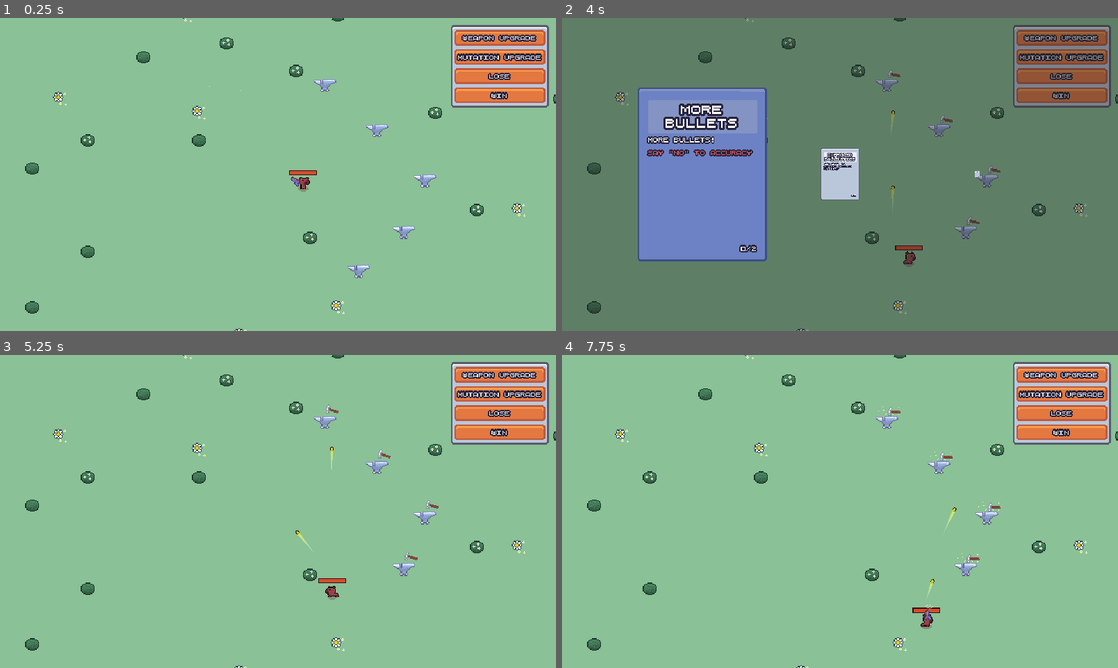
Above: before the commit, frames 1-4 (two rows, left to right).
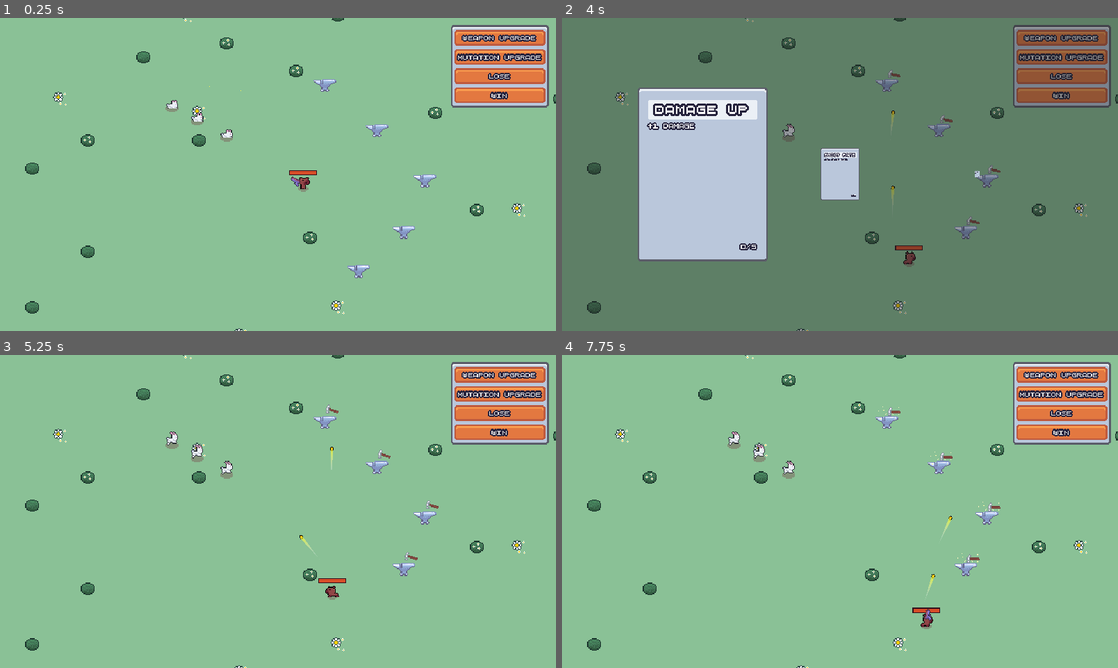
Above: after the commit, the same moments.

Repository: Sundwell/ritka-rampage
Game: Godot game, scene res://scenes/debug/ui_debug.tscn
Same seed, same stepped clock (60 frames per second), same inputs: the game is played once before the commit and once after it. This scene is started directly instead of the project's main scene.
Inputs (mouse positions are in pixels of both pictures, inside the frame that each line leads up to):
- Up to frame 1 (0.25 s): no input
- Up to frame 2 (4 s): click "Weapon Upgrade" at 0.5 s; move the mouse to (701, 174) at 1.27 s; press the mouse at (701, 174) at 1.28 s; hold D (move_right) 1.28-2.03 s; move the mouse to (728, 190) at 2.02 s; release the mouse at (728, 190) at 2.03 s; hold S (move_down) 2.03-2.78 s; click (728, 190) at 2.1 s; move the mouse to (895, 105) at 2.77 s; press the mouse at (895, 105) at 2.78 s; hold D (move_right) from 2.78 s (still down); tap W (move_top) at 2.85 s; move the mouse to (812, 237) at 3.52 s; release the mouse at (812, 237) at 3.53 s; click (812, 237) at 3.6 s
- Up to frame 3 (5.25 s): move the mouse to (278, 511) at 4.27 s; release D (move_right) at 4.28 s; press the mouse at (278, 511) at 4.28 s; hold A (move_left) from 4.28 s (still down); move the mouse to (111, 464) at 5.02 s; release the mouse at (111, 464) at 5.03 s; tap W (move_top) at 5.1 s
- Up to frame 4 (7.75 s): click (673, 464) at 5.3 s; move the mouse to (867, 511) at 5.77 s; release A (move_left) at 5.78 s; press the mouse at (867, 511) at 5.78 s; hold S (move_down) 5.78-6.53 s; move the mouse to (756, 433) at 6.52 s; release the mouse at (756, 433) at 6.53 s; hold D (move_right) from 6.53 s (still down); click (756, 433) at 6.6 s; move the mouse to (962, 495) at 7.27 s; press the mouse at (962, 495) at 7.28 s; tap W (move_top) at 7.35 s

The runs differ from the first frame. In frame 1, 0.2% of the frame differs, in the area x 29-42%, y 26-40%; in frame 2, 13%, in the area x 13-75%, y 22-78%; in frame 3, 0.3%; in frame 4, 0.4%.

Commit message:
Finished PiercingBullets pistol upgrade

Diff:
--- a/resources/upgrades/weapon_upgrades/pistol/pistol_upgrades_pool.tres
+++ b/resources/upgrades/weapon_upgrades/pistol/pistol_upgrades_pool.tres
@@ -6,7 +6,8 @@
 [ext_resource type="Resource" uid="uid://djamg450tr134" path="res://resources/upgrades/weapon_upgrades/pistol/stat/improved_ballistics.tres" id="4_wgxph"]
 [ext_resource type="Resource" uid="uid://ddhtxwf5wm78b" path="res://resources/upgrades/weapon_upgrades/pistol/stat/shoot_rate.tres" id="5_efh7b"]
 [ext_resource type="Resource" uid="uid://cj2gajfd4cdys" path="res://resources/upgrades/weapon_upgrades/pistol/mechanic/more_bullets.tres" id="6_5qgvv"]
+[ext_resource type="Resource" uid="uid://b8c1gjdntjyl" path="res://resources/upgrades/weapon_upgrades/pistol/mechanic/piercing_shots.tres" id="7_0u04j"]
 
 [resource]
 script = ExtResource("1_fhp3j")
-upgrades = Array[ExtResource("2_ni3rd")]([ExtResource("6_5qgvv"), ExtResource("3_us7jv"), ExtResource("4_wgxph"), ExtResource("5_efh7b")])
+upgrades = Array[ExtResource("2_ni3rd")]([ExtResource("6_5qgvv"), ExtResource("3_us7jv"), ExtResource("4_wgxph"), ExtResource("5_efh7b"), ExtResource("7_0u04j")])
--- a/resources/upgrades/weapon_upgrades/pistol/stat/damage_up.tres
+++ b/resources/upgrades/weapon_upgrades/pistol/stat/damage_up.tres
@@ -5,7 +5,7 @@
 [resource]
 script = ExtResource("1_p4e4h")
 id = 1
-incompatible_uprades = Array[int]([2])
+incompatible_uprades = Array[int]([])
 title = "Damage Up"
 weapon = 0
 max_quantity = 5
--- a/scenes/components/hitbox_component.gd
+++ b/scenes/components/hitbox_component.gd
@@ -2,7 +2,7 @@
 extends Area2D
 
 @export var reload_time: float = 0.5
-var damage := 0.0
+@export var damage := 0.0
 
 @onready var timer: Timer = $Timer
 
--- a/scenes/debug/ui_debug.tscn
+++ b/scenes/debug/ui_debug.tscn
@@ -12,6 +12,7 @@
 [ext_resource type="TileSet" uid="uid://b5jwrivhevsl6" path="res://resources/tileset.tres" id="6_tn1kw"]
 [ext_resource type="PackedScene" uid="uid://opwxpmnb8voa" path="res://scenes/game_object/player/player.tscn" id="7_0pi3q"]
 [ext_resource type="PackedScene" uid="uid://biyftkstxyn66" path="res://scenes/game_object/anvil/anvil.tscn" id="12_28td7"]
+[ext_resource type="PackedScene" uid="uid://bwsxcvg8tgsku" path="res://scenes/game_object/enemy/bunny/bunny.tscn" id="13_0b838"]
 
 [node name="Main" type="Node2D"]
 script = ExtResource("1_uvtml")
@@ -119,4 +120,35 @@
 [node name="Anvil5" parent="Entities" instance=ExtResource("12_28td7")]
 position = Vector2(140, -1)
 
+[node name="Bunny" parent="Entities" instance=ExtResource("13_0b838")]
+position = Vector2(-122, -78)
+
+[node name="HealthComponent" parent="Entities/Bunny" index="0"]
+max_health = 1111.0
+
+[node name="VelocityComponent" parent="Entities/Bunny" index="2"]
+max_speed = 0.0
+
+[node name="Bunny2" parent="Entities" instance=ExtResource("13_0b838")]
+position = Vector2(-88, -59)
+
+[node name="HealthComponent" parent="Entities/Bunny2" index="0"]
+max_health = 1111.0
+
+[node name="VelocityComponent" parent="Entities/Bunny2" index="2"]
+max_speed = 0.0
+
+[node name="Bunny3" parent="Entities" instance=ExtResource("13_0b838")]
+position = Vector2(-151, -93)
+
+[node name="HealthComponent" parent="Entities/Bunny3" index="0"]
+max_health = 1111.0
+
+[node name="VelocityComponent" parent="Entities/Bunny3" index="2"]
+max_speed = 0.0
+
 [node name="Foreground" type="Node2D" parent="." groups=["foreground_layer"]]
+
+[editable path="Entities/Bunny"]
+[editable path="Entities/Bunny2"]
+[editable path="Entities/Bunny3"]
--- a/scenes/game_object/enemy/porcupine/porcupine_quill.tscn
+++ b/scenes/game_object/enemy/porcupine/porcupine_quill.tscn
@@ -16,9 +16,7 @@
 [node name="HealthComponent" parent="." instance=ExtResource("2_aanuy")]
 max_health = 1.0
 
-[node name="ProjectileHurtboxComponent" parent="." node_paths=PackedStringArray("health_component") instance=ExtResource("3_ggtl8")]
-collision_mask = 33
-health_component = NodePath("../HealthComponent")
+[node name="ProjectileHurtboxComponent" parent="." instance=ExtResource("3_ggtl8")]
 
 [node name="CollisionShape2D" type="CollisionShape2D" parent="ProjectileHurtboxComponent"]
 position = Vector2(1.19209e-07, 0)
--- a/scenes/weapons/pistol/pistol.gd
+++ b/scenes/weapons/pistol/pistol.gd
@@ -6,7 +6,6 @@
 
 var can_shoot := true
 var reload_time := BASE_RELOAD_TIME
-var damage := 2.0
 var bullet_count := 1
 var upgrades := {}
 
@@ -40,7 +39,6 @@
 
 	for i in bullet_count:
 		var bullet = bullet_scene.instantiate() as PistolBullet
-		bullet.hitbox_component.damage = damage
 		bullet.position = shoot_position.global_position
 
 		var bullet_rotation_degrees: float = global_rotation_degrees
@@ -49,17 +47,15 @@
 			bullet_rotation_degrees = bullet_rotation_degrees - randi_range(-30, 30)
 
 		bullet.rotation = deg_to_rad(bullet_rotation_degrees)
-		bullet.apply_upgrades(upgrades)
 
 		entities.add_child(bullet)
+		bullet.apply_upgrades(upgrades)
 
 
 func apply_upgrade(upgrade: WeaponUpgrade):
 	match upgrade.get_id():
 		PistolUpgrade.Id.SHOOT_RATE:
 			reload_timer.wait_time = (BASE_RELOAD_TIME - ((BASE_RELOAD_TIME * 0.1) * upgrades[PistolUpgrade.Id.SHOOT_RATE].quantity))
-		PistolUpgrade.Id.DAMAGE_UP:
-			damage = 2.0 + upgrades[PistolUpgrade.Id.DAMAGE_UP].quantity
 		PistolUpgrade.Id.MORE_BULLETS:
 			bullet_count += 1
 
--- a/scenes/weapons/pistol/pistol_bullet/pistol_bullet.gd
+++ b/scenes/weapons/pistol/pistol_bullet/pistol_bullet.gd
@@ -3,19 +3,22 @@
 
 const BASE_SPEED = 250.0
 const BASE_MAX_DISTANCE = 130.0
+const BASE_DAMAGE = 2.0
 
+@export var base_health := 1.0
 @export var hitbox_component: HitboxComponent
 var speed := BASE_SPEED
 var max_distance := BASE_MAX_DISTANCE
 var travelled_distance := 0
-var health := 2.0
+var upgrades_count := {}
 
 @onready var health_component: HealthComponent = $HealthComponent
 @onready var projectile_hurtbox_component: Area2D = $ProjectileHurtboxComponent
 
 
 func _ready():
-	health_component.set_max_health(health)
+	_set_max_health(base_health)
+	_set_damage(BASE_DAMAGE)
 	projectile_hurtbox_component.collided.connect(on_collided)
 	health_component.died.connect(on_died)
 
@@ -31,11 +34,42 @@
 		queue_free()
 
 
+func _set_max_health(health: float):
+	print(health)
+	print(health_component)
+	print(health_component.set_max_health)
+	health_component.set_max_health(health)
+
+
+func _set_damage(damage: float):
+	hitbox_component.damage = damage
+
+
+func _update_upgrades_count(upgrades: Dictionary):
+	const BULLET_UPGRADE_IDS = [
+		PistolUpgrade.Id.IMPROVED_BALLISTICS,
+		PistolUpgrade.Id.PIERCING_SHOTS,
+		PistolUpgrade.Id.DAMAGE_UP,
+	]
+
+	for id: PistolUpgrade.Id in BULLET_UPGRADE_IDS:
+		upgrades_count[id] = Utils.get_upgrade_quantity(upgrades, id)
+
+
 func apply_upgrades(upgrades: Dictionary):
-	var ballistics_count: int = Utils.get_upgrade_quantity(upgrades, PistolUpgrade.Id.IMPROVED_BALLISTICS)
+	_update_upgrades_count(upgrades)
 
+	var ballistics_count: int = upgrades_count[PistolUpgrade.Id.IMPROVED_BALLISTICS]
 	speed = BASE_SPEED + ((BASE_SPEED * 0.1) * ballistics_count)
 	max_distance = BASE_MAX_DISTANCE + ((BASE_MAX_DISTANCE * 0.1) * ballistics_count)
+
+	var piercing_shots_count: int = upgrades_count[PistolUpgrade.Id.PIERCING_SHOTS]
+	if piercing_shots_count > 0:
+		_set_max_health(base_health + piercing_shots_count)
+		speed = speed * 0.8
+
+	var damage_up_count: int = upgrades_count[PistolUpgrade.Id.DAMAGE_UP]
+	_set_damage(BASE_DAMAGE + damage_up_count)
 
 
 func on_died():
@@ -44,3 +78,6 @@
 
 func on_collided():
 	health_component.damage(1)
+
+	var new_damage: float = max(1, hitbox_component.damage * 0.7)
+	Callable(_set_damage.bind(new_damage)).call_deferred()
--- a/scenes/weapons/pistol/pistol_bullet/pistol_bullet.tscn
+++ b/scenes/weapons/pistol/pistol_bullet/pistol_bullet.tscn
@@ -34,6 +34,7 @@
 visible = false
 collision_layer = 8
 reload_time = 0.0
+damage = 2.0
 
 [node name="CollisionShape2D" type="CollisionShape2D" parent="HitboxComponent"]
 shape = SubResource("CircleShape2D_fdwcm")
Not shown: 1 places in resources/upgrades/weapon_upgrades/pistol/pistol_upgrades_pool.tres that only renumber resources
Not shown: 1 places in scenes/debug/ui_debug.tscn that only renumber resources
Not shown: 1 places in scenes/game_object/enemy/porcupine/porcupine_quill.tscn that only renumber resources
